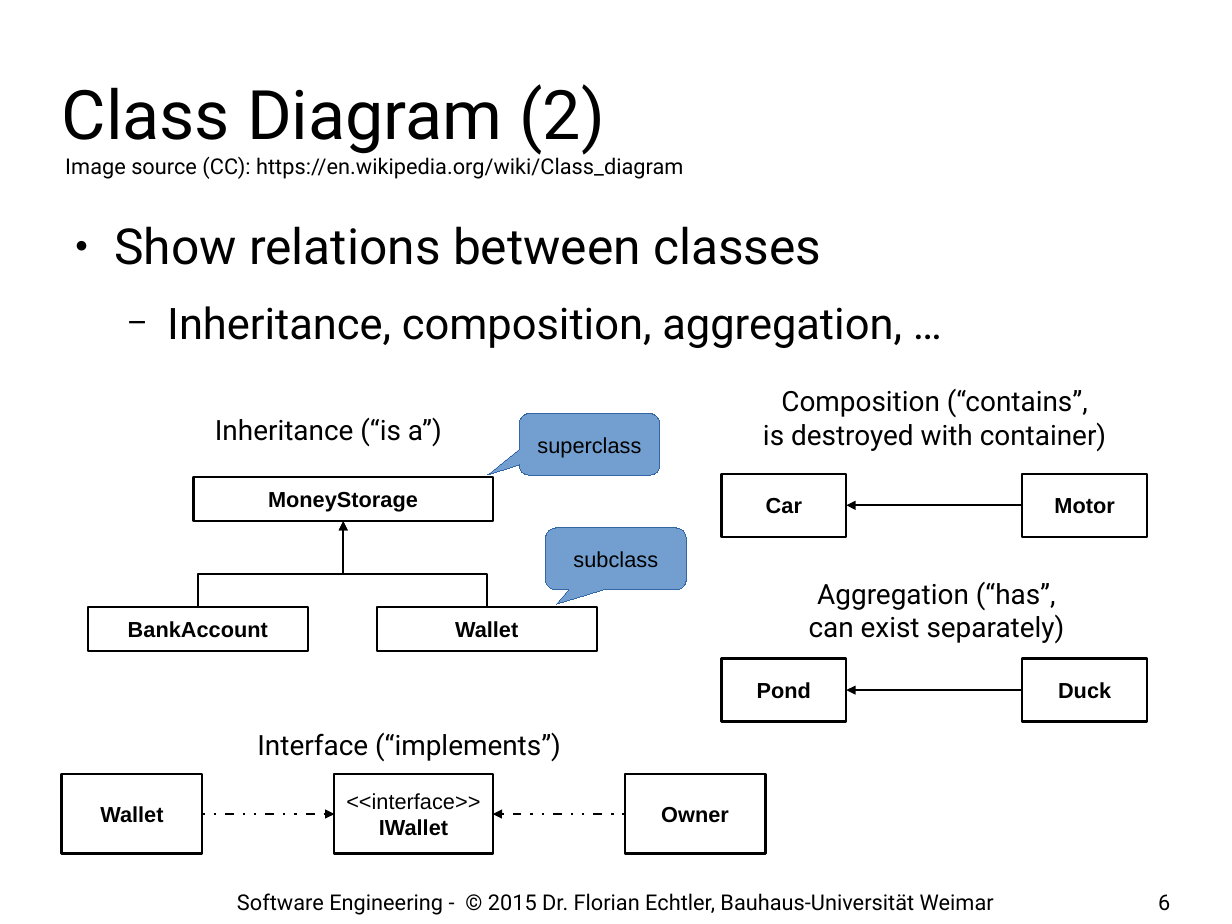
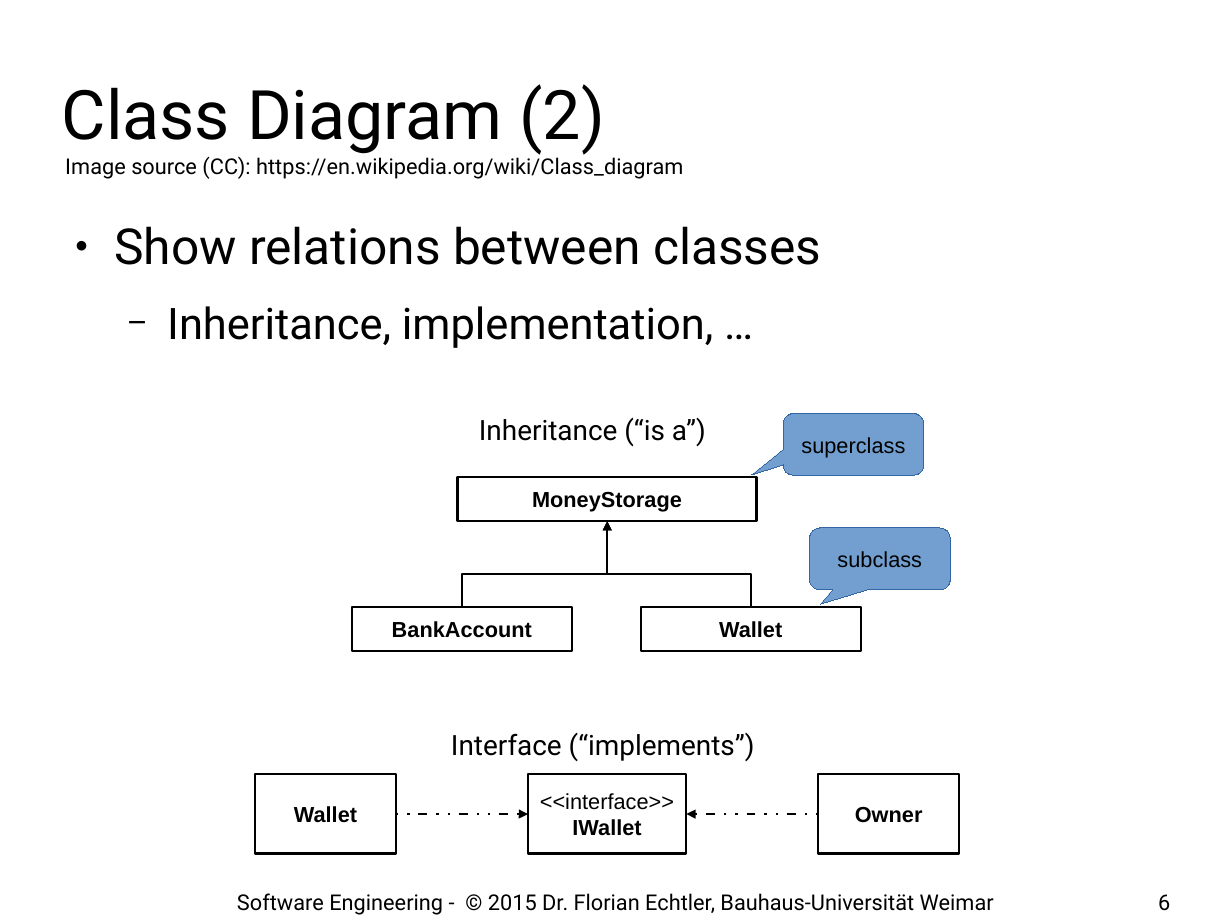
Before and after one commit to floe/software-engineering, a slide deck: slide 6 of 02-best-practices.odp. Drawn at 1232x924 pixels with LibreOffice and Linux fonts; fonts in the diff are those of the drawing; background and template pictures are left out. Boxes give left, top, right and bottom in pixels: in the first picture for what was removed or moved away, otherwise in the second. Text is boxed around its words. In the diff, an @@ line names an element or a change of style, - is before the commit and + after.

Commit message:
update lecture 02

```diff
--- a/02-best-practices.odp
+++ b/02-best-practices.odp
@@ text at bbox=[167, 306, 713, 348]: text changed @@
-  − Inheritance, composition, aggregation, …
+  − Inheritance, implementation, …
@@ text removed at bbox=[763, 389, 1106, 451] @@
-Composition (“contains”,
-is destroyed with container)
@@ rectangle removed at bbox=[722, 474, 847, 537] @@
-Car
@@ rectangle removed at bbox=[1023, 474, 1148, 537] @@
-Motor
@@ elbow arrow removed from (1023, 505) to (846, 505) @@
@@ elbow arrow moved from (487, 607) - (343, 521) to (462, 607) - (607, 521) @@
@@ elbow arrow moved from (198, 607) - (343, 521) to (751, 607) - (607, 521) @@
@@ 3 rectangles, 2 rounded speech boxes, 1 text: place and size @@
-3 rectangles, 2 rounded speech boxes, 1 text at bbox=[88, 414, 686, 651]
+3 rectangles, 2 rounded speech boxes, 1 text at bbox=[352, 414, 950, 651]
@@ text removed at bbox=[809, 582, 1065, 643] @@
-Aggregation (“has”,
-can exist separately)
@@ rectangle removed at bbox=[722, 658, 847, 721] @@
-Pond
@@ rectangle removed at bbox=[1023, 658, 1148, 721] @@
-Duck
@@ elbow arrow removed from (1023, 690) to (846, 690) @@
@@ 3 rectangles, 1 text: place and size @@
-3 rectangles, 1 text at bbox=[61, 733, 766, 854]
+3 rectangles, 1 text at bbox=[255, 733, 959, 854]
@@ elbow arrow moved from (625, 814) - (493, 814) to (396, 814) - (528, 814) @@
@@ elbow arrow moved from (202, 814) - (334, 814) to (818, 814) - (686, 814) @@
```
Also in this commit, not shown: 5 other slides changed, 2 slides added.
